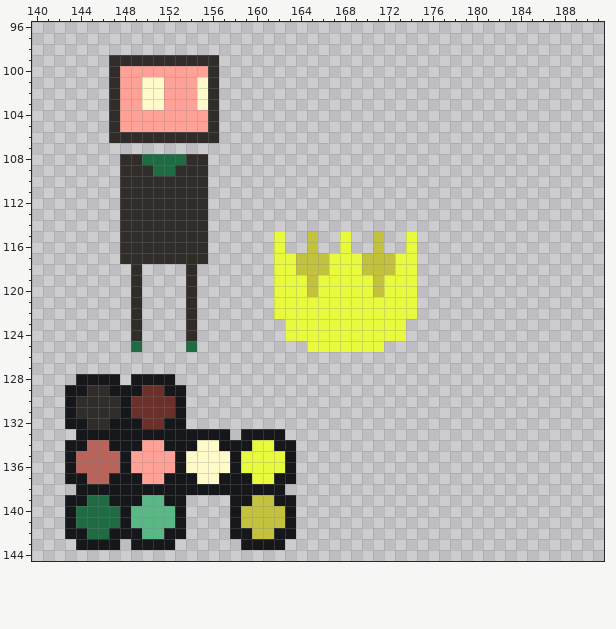
Two states of a pixel-art file, GameArt/Playroom.aseprite. The first picture shows the starting point.
320x180 pixels, 1 frame. Shown: x 140..191, y 96..144.
After:
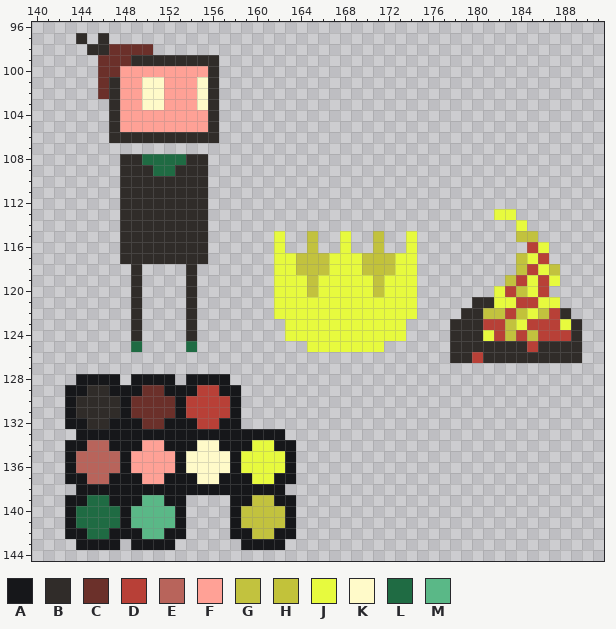
Palette (. is transparent): A #16171a  B #302c29  C #6b302a  D #b84037  E #b8645b  F #ffa196  G #c2c23af8  H #c2c23a  J #e7fa3e  K #fffac9  L #1f6b43  M #5ab887
Author's note on the commit: Draw Fireplace Sprite
Change:
layer "Fireplace" added
--- layers "Pallet", "Fireplace", "RightCharacter"
@@ x 142..152 @@
  96 ...........
- 97 ...........
- 98 ...........
- 99 .....BBBBBB
-100 .....BFFFFF
-101 .....BFFKKF
-102 .....BFFKKF
+ 97 ..B.B......
+ 98 ...BBCCCC..
+ 99 ....CCCBBBB
+100 ....CCFFFFF
+101 ....CBFFKKF
+102 ....CBFFKKF
 103 .....BFFKKF
@@ x 140..191 @@
 112 ........BBBBBBBB....................................
-113 ........BBBBBBBB....................................
-114 ........BBBBBBBB....................................
-115 ........BBBBBBBB......J..G..J..G..J.................
-116 ........BBBBBBBB......J..G..J..G..J.................
-117 ........BBBBBBBB......JJGGGJJJGHGJJ.................
-118 .........B....B.......JJGGGJJJGHGJJ.................
-119 .........B....B.......JJJGJJJJJGJJJ.................
-120 .........B....B.......JJJGJJJJJGJJJ.................
-121 .........B....B.......JJJJJJJJJJJJJ.................
-122 .........B....B.......JJJJJJJJJJJJJ.................
-123 .........B....B........JJJJJJJJJJJ..................
-124 .........B....B........JJJJJJJJJJJ..................
-125 .........L....L..........JJJJJJJ....................
-126 ....................................................
+113 ........BBBBBBBB..........................JJ........
+114 ........BBBBBBBB............................J.......
+115 ........BBBBBBBB......J..G..J..G..J.........GG......
+116 ........BBBBBBBB......J..G..J..G..J..........DJ.....
+117 ........BBBBBBBB......JJGGGJJJGHGJJ.........GJD.....
+118 .........B....B.......JJGGGJJJGHGJJ.........GDJG....
+119 .........B....B.......JJJGJJJJJGJJJ........GDJDJ....
+120 .........B....B.......JJJGJJJJJGJJJ.......JDGJD.....
+121 .........B....B.......JJJJJJJJJJJJJ.....BBJJDDJJ....
+122 .........B....B.......JJJJJJJJJJJJJ....BBGGDHJGDB...
+123 .........B....B........JJJJJJJJJJJ....BBBDDGJDDDJB..
+124 .........B....B........JJJJJJJJJJJ....BBBJDGDGDDDB..
+125 .........L....L..........JJJJJJJ......BBBBBBBDBBBB..
+126 ......................................BBDBBBBBBBBB..
 127 ....................................................
-128 ....AAAA.AAAA.......................................
-129 ...AABBAAACCAA......................................
-130 ...ABBBBACCCCA......................................
-131 ...ABBBBACCCCA......................................
-132 ...AABBAAACCAA......................................
-133 ....AAAAAAAAAAAAAA.AAAA.............................
+128 ....AAAA.AAAA.AAAA..................................
+129 ...AABBAAACCAAADDAA.................................
+130 ...ABBBBACCCCADDDDA.................................
+131 ...ABBBBACCCCADDDDA.................................
+132 ...AABBAAACCAAADDAA.................................
+133 ....AAAAAAAAAAAAAAAAAAA.............................
 134 ...AAEEAAAFFAAAKKAAAJJAA............................
Pixel boxes of the changes (left, top, right, bottom) in both pictures:
changed: (76, 33, 153, 99)
added: (450, 209, 582, 363)
added: (186, 374, 241, 440)
